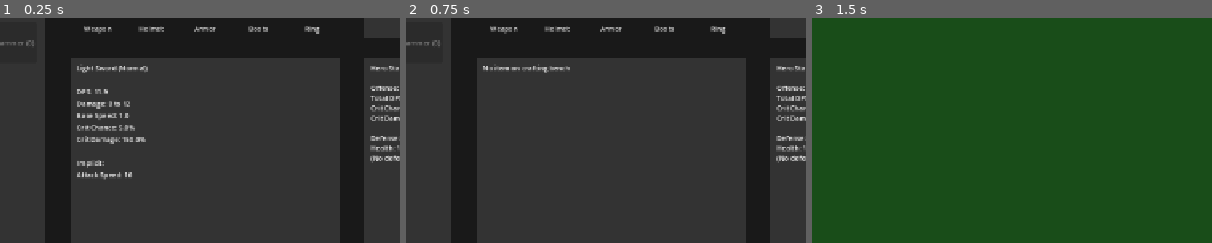
Above: before the commit, frames 1-3 (left to right).
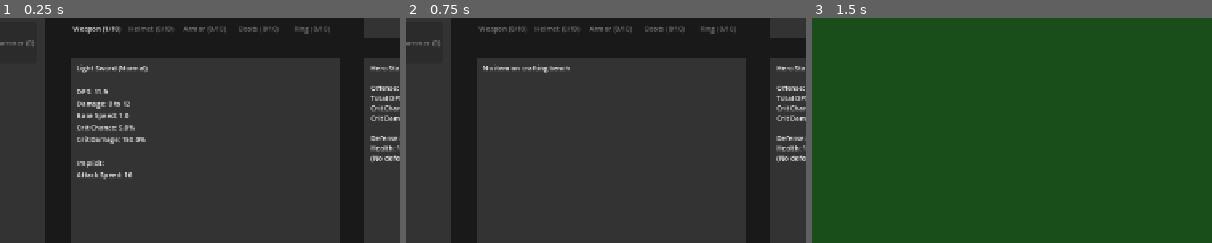
Above: after the commit, the same moments.

Repository: loginn/hammertime
Game: Godot game, scene res://scenes/main.tscn
Same seed, same stepped clock (60 frames per second), same inputs: the game is played once before the commit and once after it.
Inputs:
- Up to frame 1 (0.25 s): no input
- Up to frame 2 (0.75 s): click "Melt" at 0.5 s
- Up to frame 3 (1.5 s): click "Adventure" at 1.25 s
The pictures show only the part of the screen within x 18-68%, y 30-80%; the shares and areas given below are measured in that part.

The runs differ from the first frame. In frame 1, 0.9% of the frame differs, in the area x 18-83%, y 3-8%; in frame 2, 0.8%; in frame 3, nothing differs.

Commit message:
feat(30-01): add x/10 slot counter and disable empty slot buttons
Add update_slot_button_labels() that sets button text to
"SlotName (N/10)" format and disables buttons with zero items.
Called from update_inventory_display() to stay in sync with all
inventory mutations (drop, melt, equip).

Co-Authored-By: Claude Opus 4.6 <noreply@anthropic.com>

Diff:
--- a/scenes/forge_view.gd
+++ b/scenes/forge_view.gd
@@ -294,6 +294,22 @@
 		button_map[item_type].button_pressed = (item_type == GameState.crafting_bench_type)
 
 
+func update_slot_button_labels() -> void:
+	## Updates slot button text to "SlotName (N/10)" and disables empty slots (Phase 30).
+	var button_map: Dictionary = {
+		"weapon": weapon_type_btn,
+		"helmet": helmet_type_btn,
+		"armor": armor_type_btn,
+		"boots": boots_type_btn,
+		"ring": ring_type_btn
+	}
+	for slot_name in button_map.keys():
+		var btn: Button = button_map[slot_name]
+		var count: int = GameState.crafting_inventory[slot_name].size()
+		btn.text = slot_name.capitalize() + " (" + str(count) + "/10)"
+		btn.disabled = (count == 0)
+
+
 func update_current_item() -> void:
 	var selected_type: String = get_selected_item_type()
 
@@ -523,6 +539,7 @@
 			display_text += type_name + ": None\n"
 
 	inventory_label.text = display_text
+	update_slot_button_labels()
 
 
 func update_item_stats_display() -> void:
